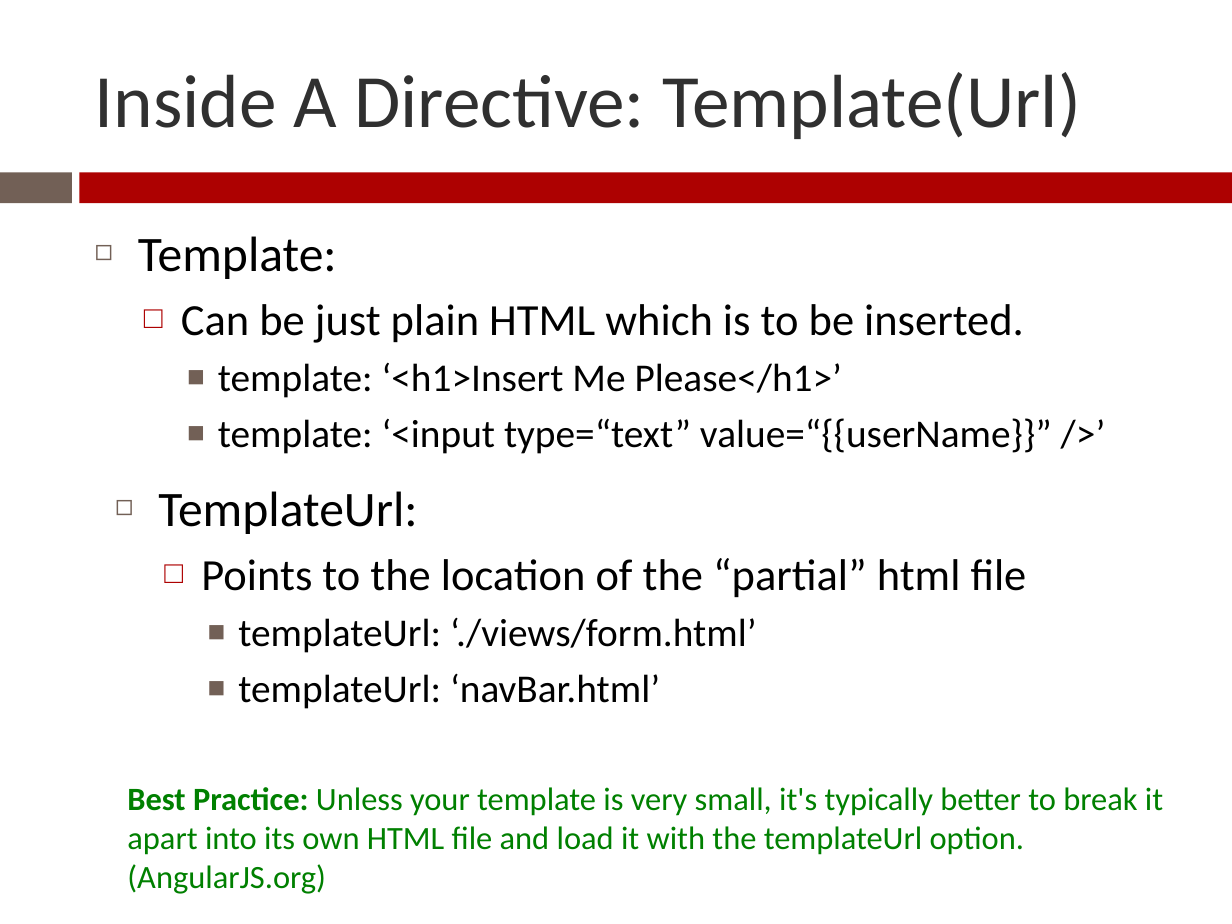
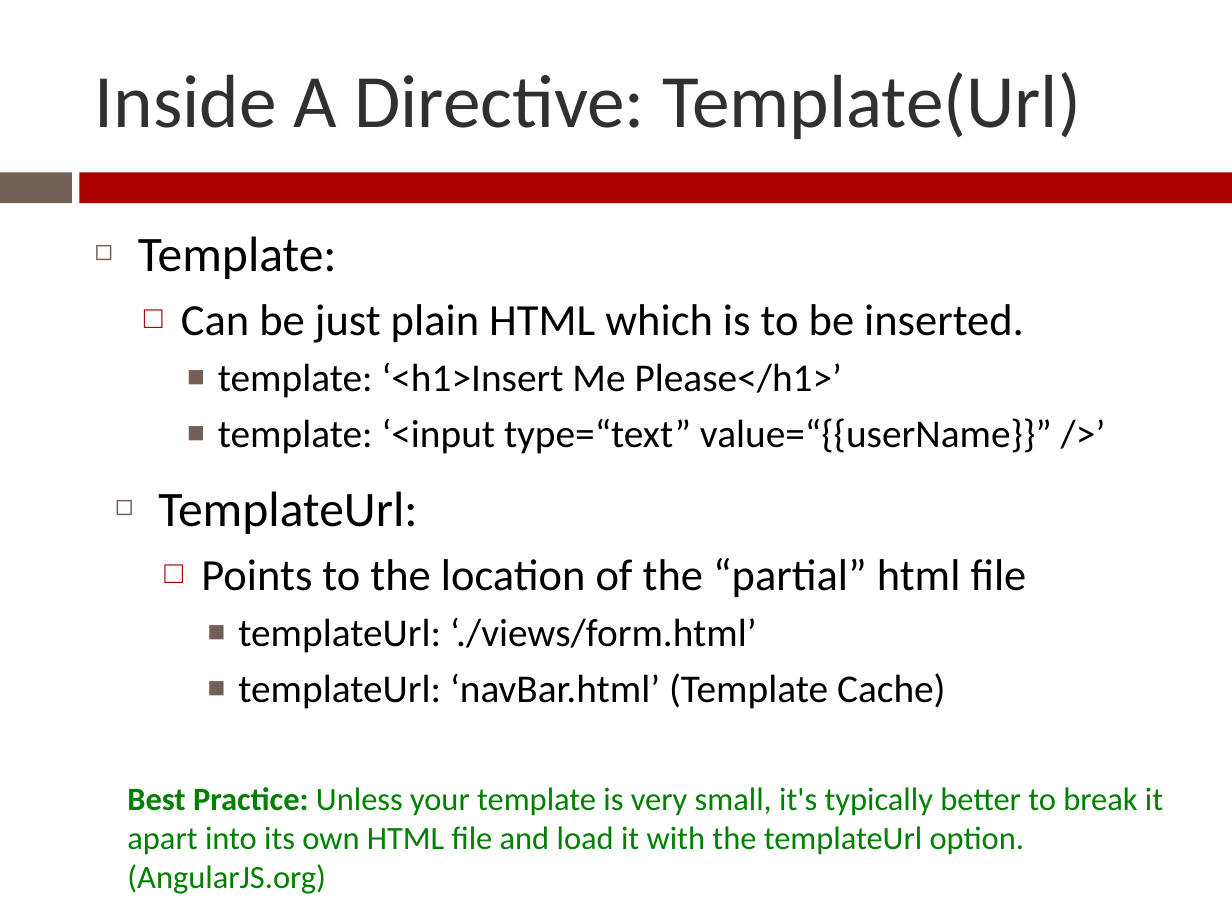
Before and after one commit to Zenitram-Oriaj/AngularJS_Directives, a slide deck: slide 14 of presentation/ajs_dir_presentation.pptx. Drawn at 1232x924 pixels with LibreOffice and Linux fonts; fonts in the diff are those of the drawing. Boxes give left, top, right and bottom in pixels: in the first picture for what was removed or moved away, otherwise in the second. Text is boxed around its words. In the diff, an @@ line names an element or a change of style, - is before the commit and + after.

```diff
--- a/presentation/ajs_dir_presentation.pptx
+++ b/presentation/ajs_dir_presentation.pptx
@@ text at bbox=[238, 673, 946, 709]: text changed @@
-    ■ templateUrl: ‘navBar.html’
+    ■ templateUrl: ‘navBar.html’ (Template Cache)
```
Also in this commit, not shown: 3 other slides changed, 1 slide added, 1 slide removed, 25 other files.
